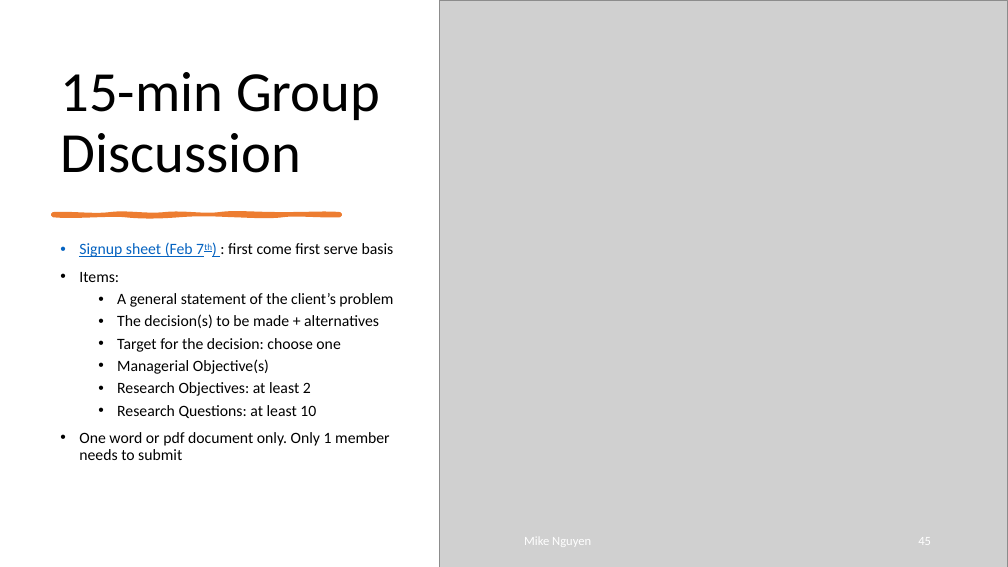
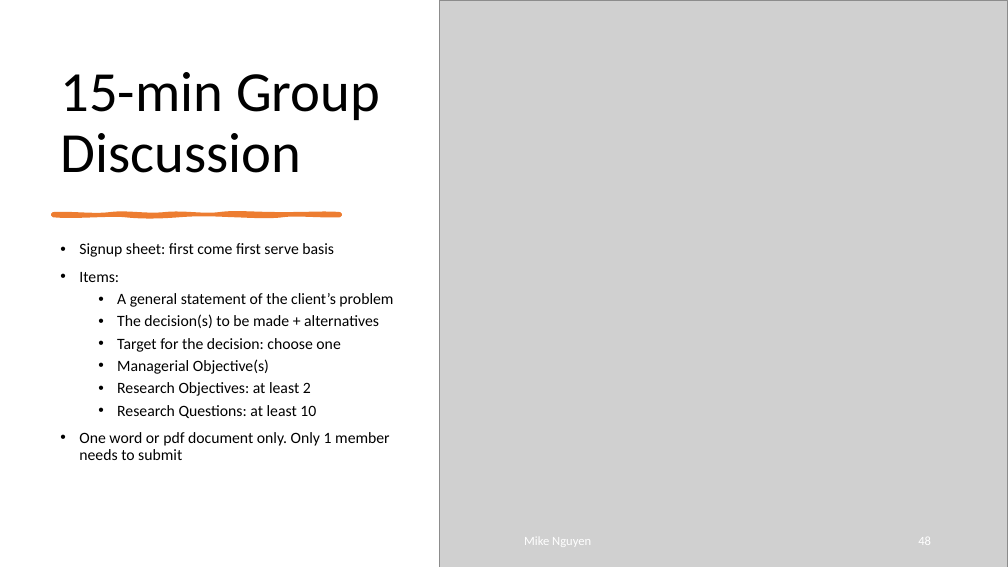
Before and after one commit to mikenguyen13/mar4050_S23_2, a slide deck: slide 48 of lectures/3/1_Research Design.pptx (slide 45 before the commit). Drawn at 1008x567 pixels with LibreOffice and Linux fonts; fonts in the diff are those of the drawing; grey boxes stand for pictures. Boxes give left, top, right and bottom in pixels: in the first picture for what was removed or moved away, otherwise in the second. Text is boxed around its words. In the diff, an @@ line names an element or a change of style, - is before the commit and + after.

```diff
--- a/lectures/3/1_Research Design.pptx
+++ b/lectures/3/1_Research Design.pptx
@@ text at <box>79,243,334,257</box>: text changed @@
-• Signup sheet (Feb 7th) : first come first serve basis
+• Signup sheet: first come first serve basis
```
Also in this commit, not shown: 8 other slides changed, 4 slides added, 1 slide removed.
